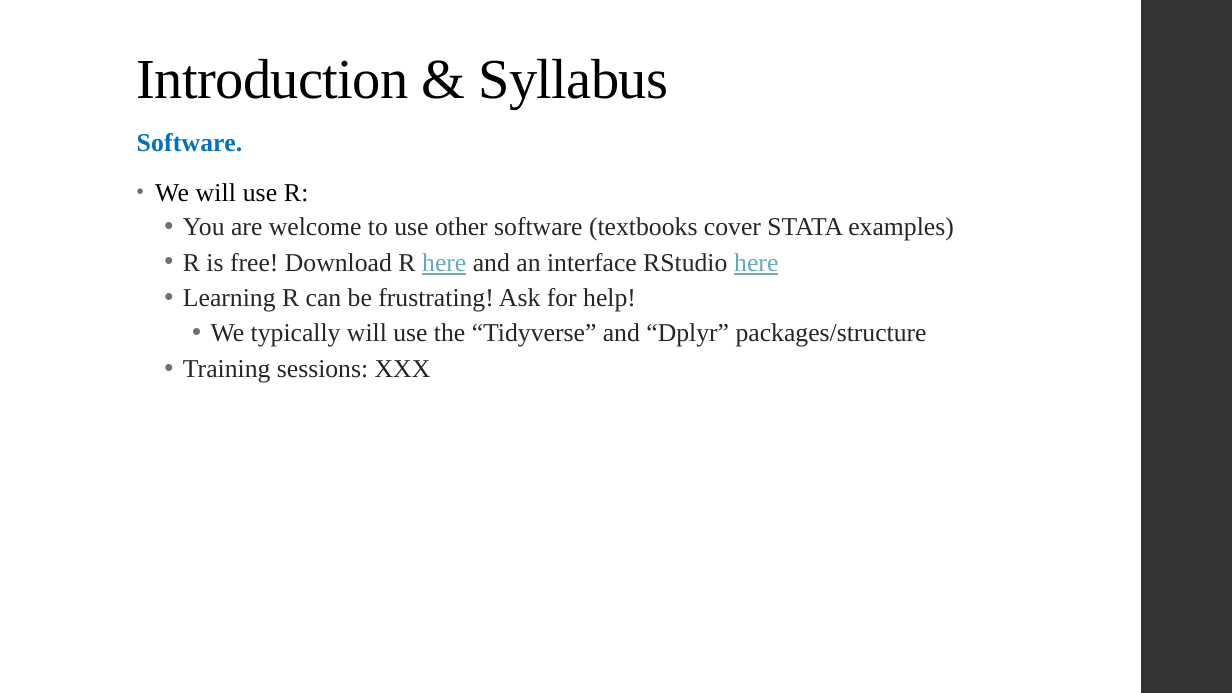
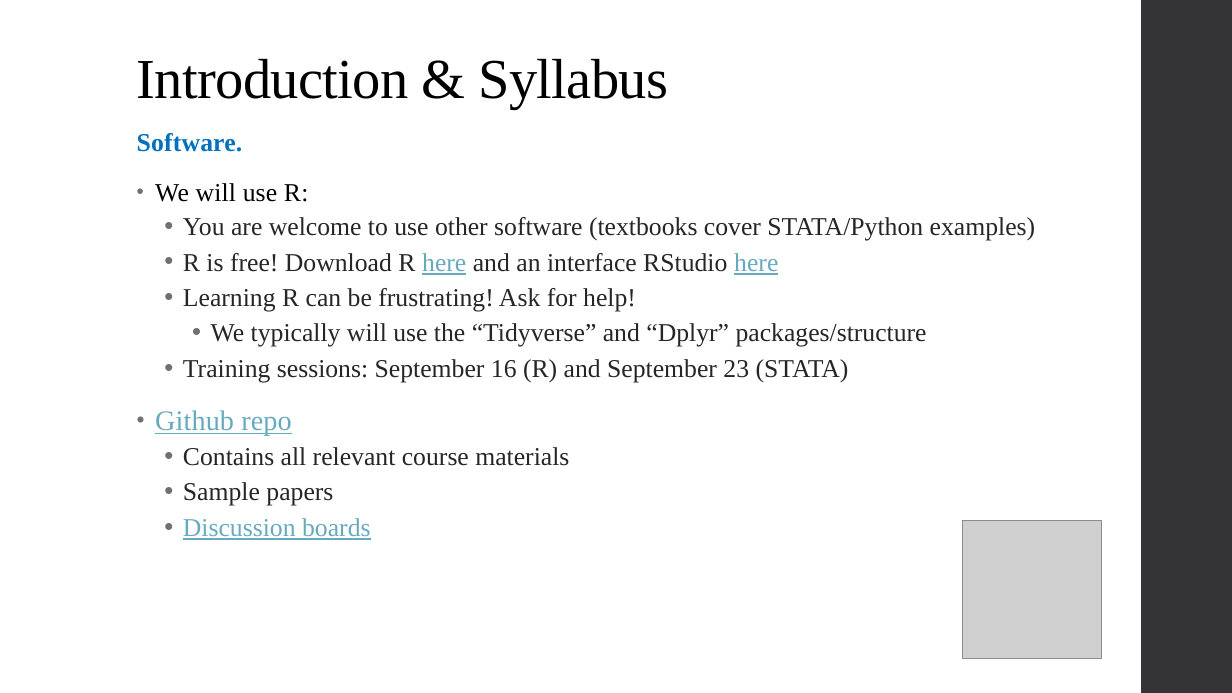
Before and after one commit to qiufei/fork-HAD5744, a slide deck: slide 6 of Lecture01_Introduction/Lecture1_Frameworks_2022F.pptx. Drawn at 1232x693 pixels with LibreOffice and Linux fonts; fonts in the diff are those of the drawing; grey boxes stand for pictures. Boxes give left, top, right and bottom in pixels: in the first picture for what was removed or moved away, otherwise in the second. Text is boxed around its words. In the diff, an @@ line names an element or a change of style, - is before the commit and + after.

Commit message:
Update lecture 1 slides

```diff
--- a/Lecture01_Introduction/Lecture1_Frameworks_2022F.pptx
+++ b/Lecture01_Introduction/Lecture1_Frameworks_2022F.pptx
@@ text at bbox=[183, 217, 1036, 241]: text changed @@
-  • You are welcome to use other software (textbooks cover STATA examples)
+  • You are welcome to use other software (textbooks cover STATA/Python examples)
@@ text at bbox=[155, 359, 849, 540]: text changed @@
-  • Training sessions: XXX
+  • Training sessions: September 16 (R) and September 23 (STATA)
+• Github repo
+  • Contains all relevant course materials
+  • Sample papers
+  • Discussion boards
@@ picture added at bbox=[963, 520, 1102, 659] @@
```
Also in this commit, not shown: 4 other slides changed, 1 slide added, 1 other file.
